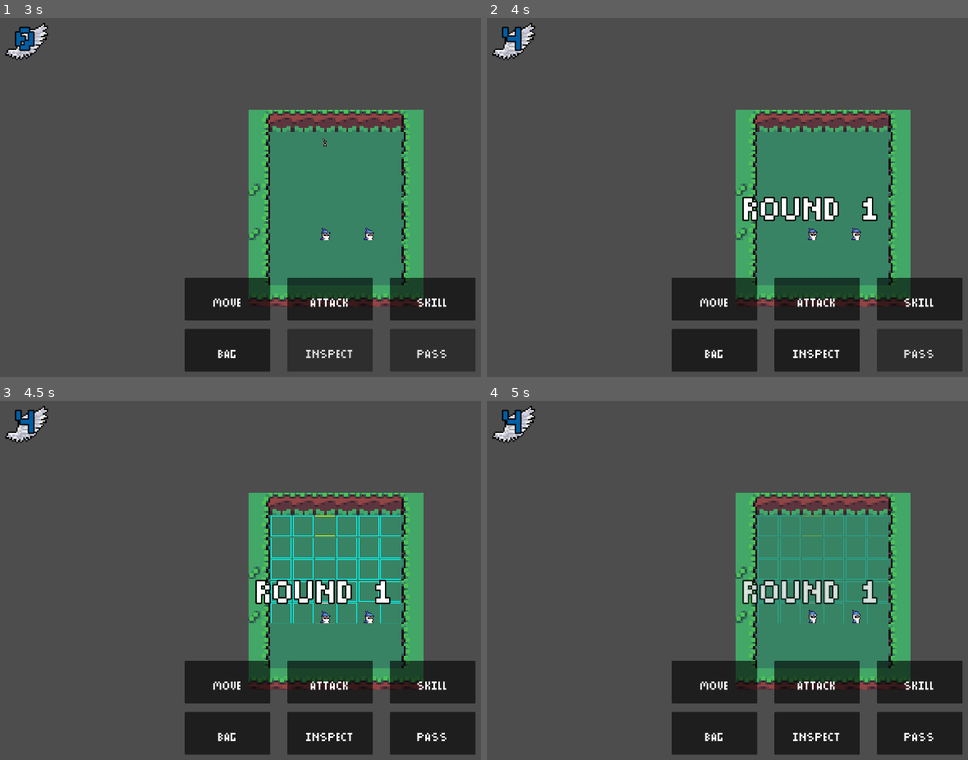
Above: before the commit, frames 1-4 (two rows, left to right).
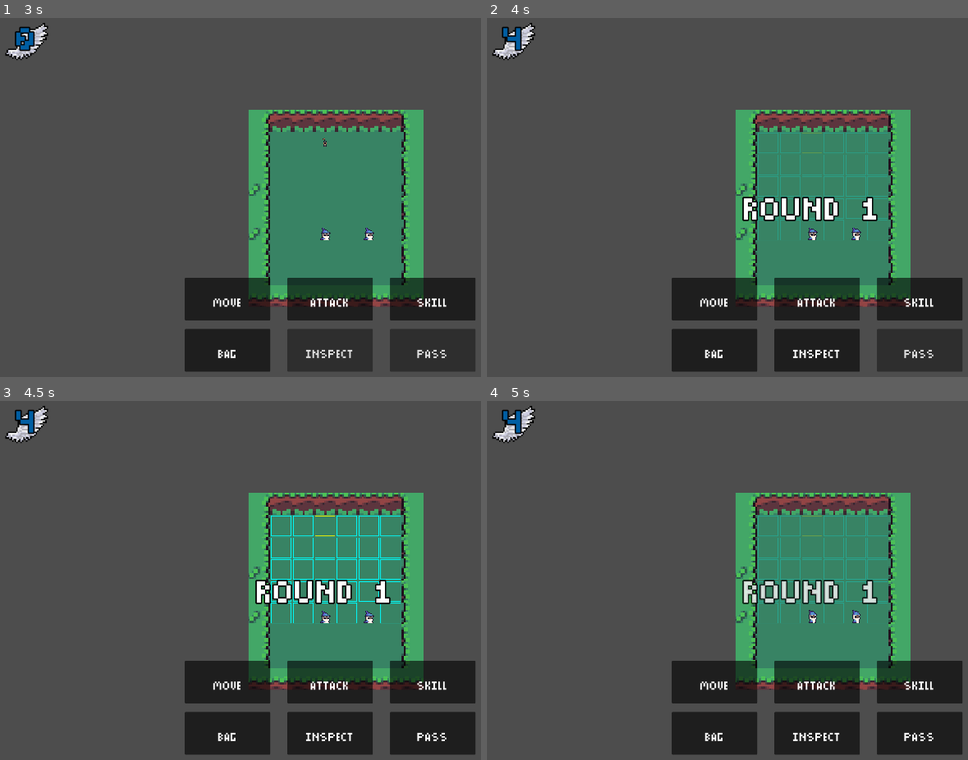
Above: after the commit, the same moments.

Repository: frkmnt/TurnBasedClash
Game: Godot game, scene res://Util/GameManager.tscn
Two runs of this game, one before a commit and one after it. Both use one fixed random seed, a clock stepped at 60 frames per second and the inputs below.
Inputs:
- Up to frame 1 (3 s): click "Move" at 0.5 s; click "Attack" at 1.25 s; click "Skill" at 2 s; click "Bag" at 2.75 s
- Up to frame 2 (4 s): click "Inspect" at 3.5 s
- Up to frame 3 (4.5 s): click "Pass" at 4.25 s
- Up to frame 4 (5 s): no input

Frame 1 is identical in both runs. In frame 2, 0.7% of the frame differs, in the area x 56-84%, y 31-62%; in frame 3, less than 0.1%; in frame 4, less than 0.1%.
Error in both runs: Invalid call. Nonexistent function 'get_quadrant_size' in base 'TileMap (Tilemap.gd)'. (res://Encounter/Map/Tilemap/GridHighlighter.gd:23)

Commit message:
Fixed enemy pathfinding behaviour

Diff:
--- a/Game/Encounter/Map/Tilemap/TileNavigator.gd
+++ b/Game/Encounter/Map/Tilemap/TileNavigator.gd
@@ -69,17 +69,17 @@
 	# calculate the path
 	var cur_path = {"path":[coords], "cost":0, "estimate":get_distance_estimate(coords, dest_coords)}
 	_astar_path.append(cur_path)
-	var path = astar_path_recursive()
+	var path_data = astar_path_recursive()
 	# reverse unmoveable setting for origin tile
 	if was_unmoveable:
 		_parent._tiles.get(coords)["unmoveable"] = true
 	_astar_path.clear()
-	path.erase("estimate")
+	path_data.erase("estimate")
 	# tidy up the path
-	var tile_path = path.get("path")
+	var tile_path = path_data.get("path")
 	tile_path.reverse()
-	path["path"] = tile_path
-	return path
+	path_data["path"] = tile_path
+	return path_data
 
 
 # Astar pathfinding for character > character.
@@ -88,26 +88,27 @@
 # Returns the shortest path to an adjacent tile or closest point in the case of insufficient speed.
 func get_astar_enemy_info(coords, dest_coords, speed):
 	var was_unmoveable_origin = _parent._tiles.get(coords).erase("unmoveable")
-	var was_unmoveable_destination = _parent._tiles.get(coords).erase("unmoveable")
+	var was_unmoveable_destination = _parent._tiles.get(dest_coords).erase("unmoveable")
 	_speed = speed
 	_dest_coords = Vector2(dest_coords.x, dest_coords.y)
 	# calculate the path
 	var cur_path = {"path":[coords], "cost":0, "estimate":get_distance_estimate(coords, dest_coords)}
 	_astar_path.append(cur_path)
-	var path = astar_path_recursive()
+	var path_data = astar_path_recursive()
 	# reverse unmoveable setting for origin tile
 	if was_unmoveable_origin:
 		_parent._tiles.get(coords)["unmoveable"] = true
 	if was_unmoveable_destination:
 		_parent._tiles.get(coords)["unmoveable"] = true
 	_astar_path.clear()
-	path.erase("estimate")
+	path_data.erase("estimate")
 	# tidy up the path, erase the tail if == destination, since there is a character there
-	var tile_path = path.get("path")
+	var tile_path = path_data.get("path")
+#	if tile_path[0] == dest_coords:
 	tile_path.pop_front()
 	tile_path.reverse()
-	path["path"] = tile_path
-	return path
+	path_data["path"] = tile_path
+	return path_data
 
 
 func astar_path_recursive():
@@ -125,7 +126,6 @@
 		propagation_path = cur_path["path"].duplicate(true)
 		propagation_path.push_front(prop_coords)
 		propagation_cost = cur_cost + _parent.get_tile_move_cost(prop_coords)
-		#TODO improve estimate cost
 		propagation_estimate = get_distance_estimate(prop_coords, _dest_coords)
 		_astar_path.append({"path":propagation_path, "cost":propagation_cost, "estimate": propagation_estimate})
 	_astar_path = _astar_path.slice(1)
@@ -133,6 +133,10 @@
 	cur_path = astar_path_recursive()
 	return cur_path
 
+
+
+
+#=== Astar Utils ===#
 
 # Retuns the tiles to which you can navigate to from the current coordinates.
 # Ignores tiles that cannot be navigated to, but they can be temporarily overwritten
@@ -150,18 +154,20 @@
 	return propagatable_tiles
 
 
-# Returns the distance estimate from a point to the destination.
+# Returns the distance between 2 points as the Astar estimate.
 func get_distance_estimate(coords, dest_coords):
 	var x_dist = abs(coords.x - dest_coords.x)
 	var y_dist = abs(coords.y - dest_coords.y)
 	return x_dist + y_dist
 
 
-#
+# Sorts the paths by calculating the weight of the path,
+# which is the cost of travelling + the distance estimate.
 func sort_astar_paths(path_a, path_b):
 	var cost_a = path_a["cost"] + path_a["estimate"]
 	var cost_b = path_b["cost"] + path_b["estimate"]
-	return cost_a < cost_b
+	return cost_a <= cost_b
+
 
 
 
@@ -204,6 +210,9 @@
 	return
 
 
+
+
+
 #=== Utils ===#
 
 func coordinates_to_id(coords): # works as a checksum
